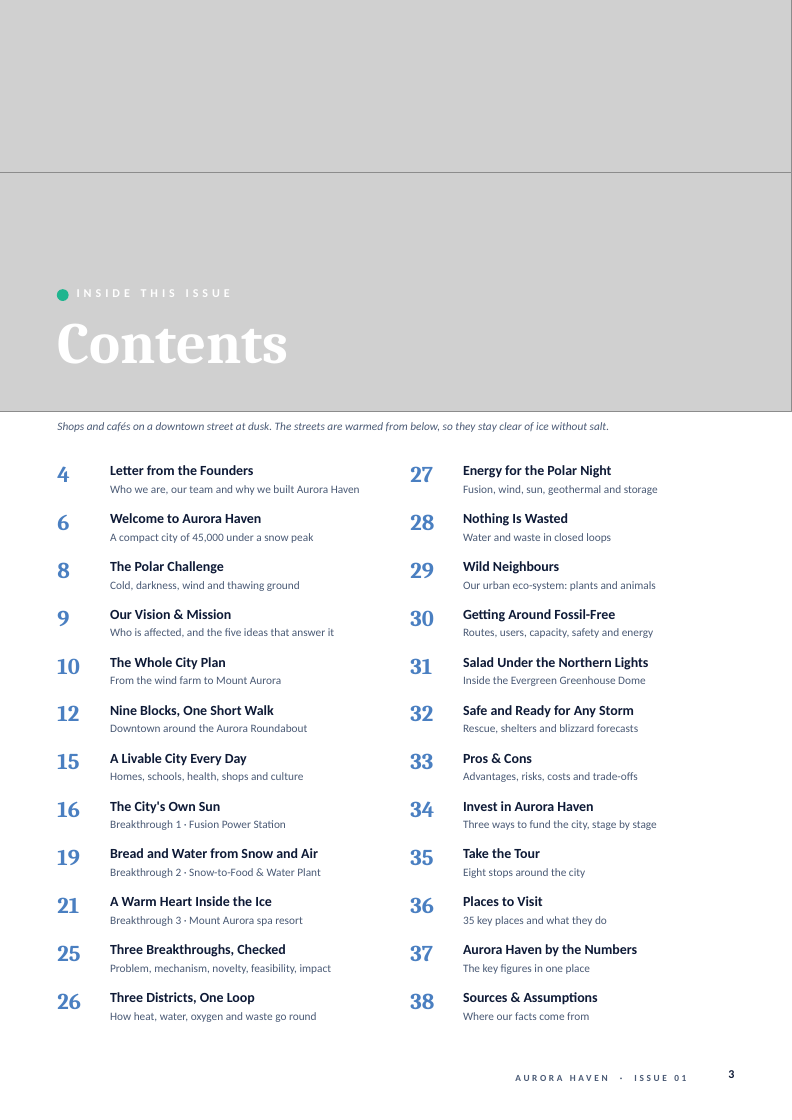
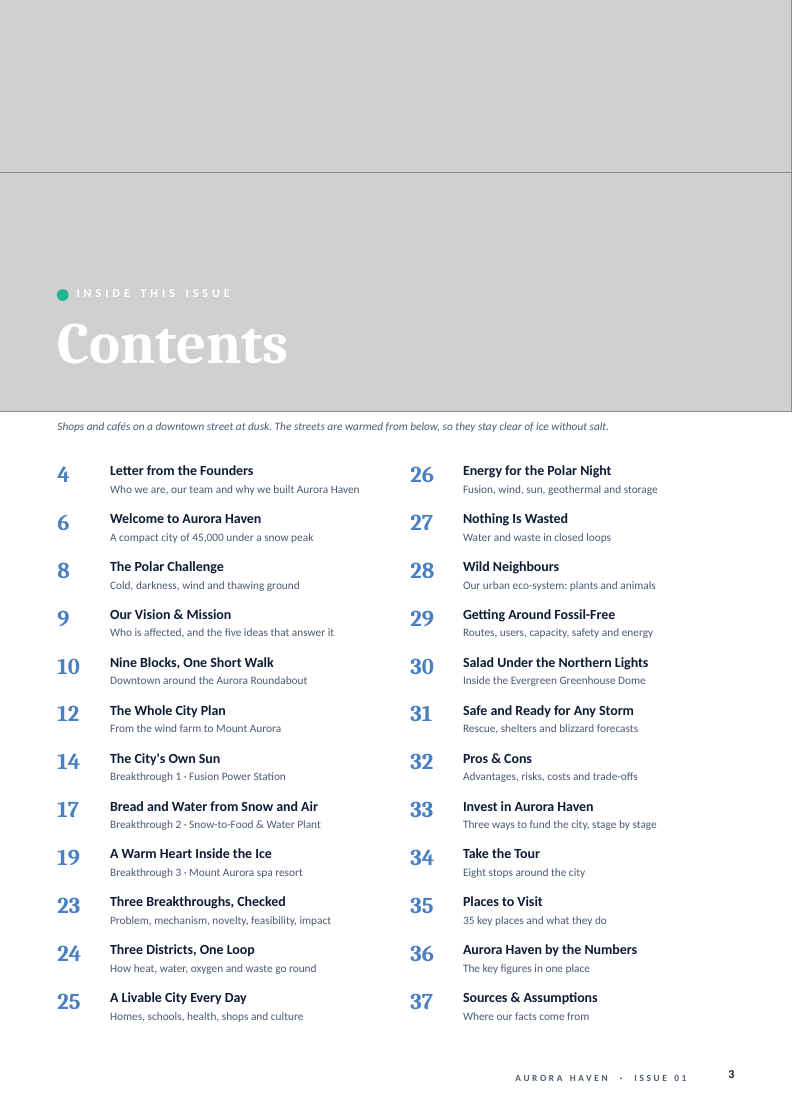
Before and after one commit to HiroKasumi-bit/chatbox-bi-n-o, a slide deck: slide 3 of output/Aurora_Haven_Magazine.pptx. Drawn at 792x1120 pixels with LibreOffice and Linux fonts; fonts in the diff are those of the drawing; grey boxes stand for pictures. Boxes give left, top, right and bottom in pixels: in the first picture for what was removed or moved away, otherwise in the second. Text is boxed around its words. In the diff, an @@ line names an element or a change of style, - is before the commit and + after.

```diff
--- a/output/Aurora_Haven_Magazine.pptx
+++ b/output/Aurora_Haven_Magazine.pptx
@@ text "26": place and size @@
-text "26" at [57, 993, 81, 1009]
+text "26" at [410, 466, 434, 482]
@@ 11 texts: place and size @@
-11 texts at [110, 466, 434, 913]
+11 texts at [110, 514, 434, 961]
@@ text at [57, 753, 80, 769]: text changed @@
-15
+14
@@ text at [57, 802, 79, 817]: text changed @@
-16
+17
@@ text at [57, 897, 80, 913]: text changed @@
-21
+23
@@ text "Three Breakthroughs, Checked": place and size @@
-text "Three Breakthroughs, Checked" at [110, 944, 285, 957]
+text "Three Breakthroughs, Checked" at [110, 896, 285, 909]
@@ 10 texts: place and size @@
-10 texts at [110, 705, 332, 1005]
+10 texts at [110, 657, 332, 957]
@@ text added at [57, 945, 81, 961], 17 pt, text #4A7FC1, bold @@
+24
@@ text "How heat, water, oxygen and ...": place and size @@
-text "How heat, water, oxygen and ..." at [110, 1012, 317, 1022]
+text "How heat, water, oxygen and ..." at [110, 964, 317, 974]
@@ text "A Livable City Every Day": place and size @@
-text "A Livable City Every Day" at [110, 753, 247, 766]
+text "A Livable City Every Day" at [110, 992, 247, 1005]
@@ 3 texts: place and size @@
-3 texts at [57, 514, 434, 961]
+3 texts at [57, 562, 434, 1009]
@@ text "Homes, schools, health, shops and ...": place and size @@
-text "Homes, schools, health, shops and ..." at [110, 772, 304, 782]
+text "Homes, schools, health, shops and ..." at [110, 1012, 304, 1022]
@@ text removed at [410, 993, 434, 1009] @@
-38
```
Also in this commit, not shown: 18 other slides changed, 1 slide removed, 9 other files.
